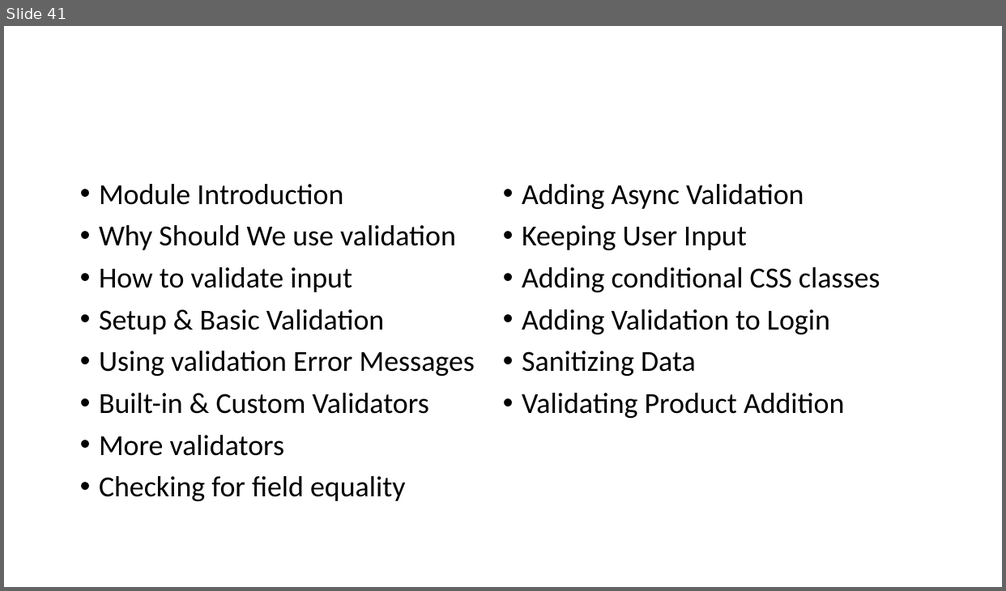
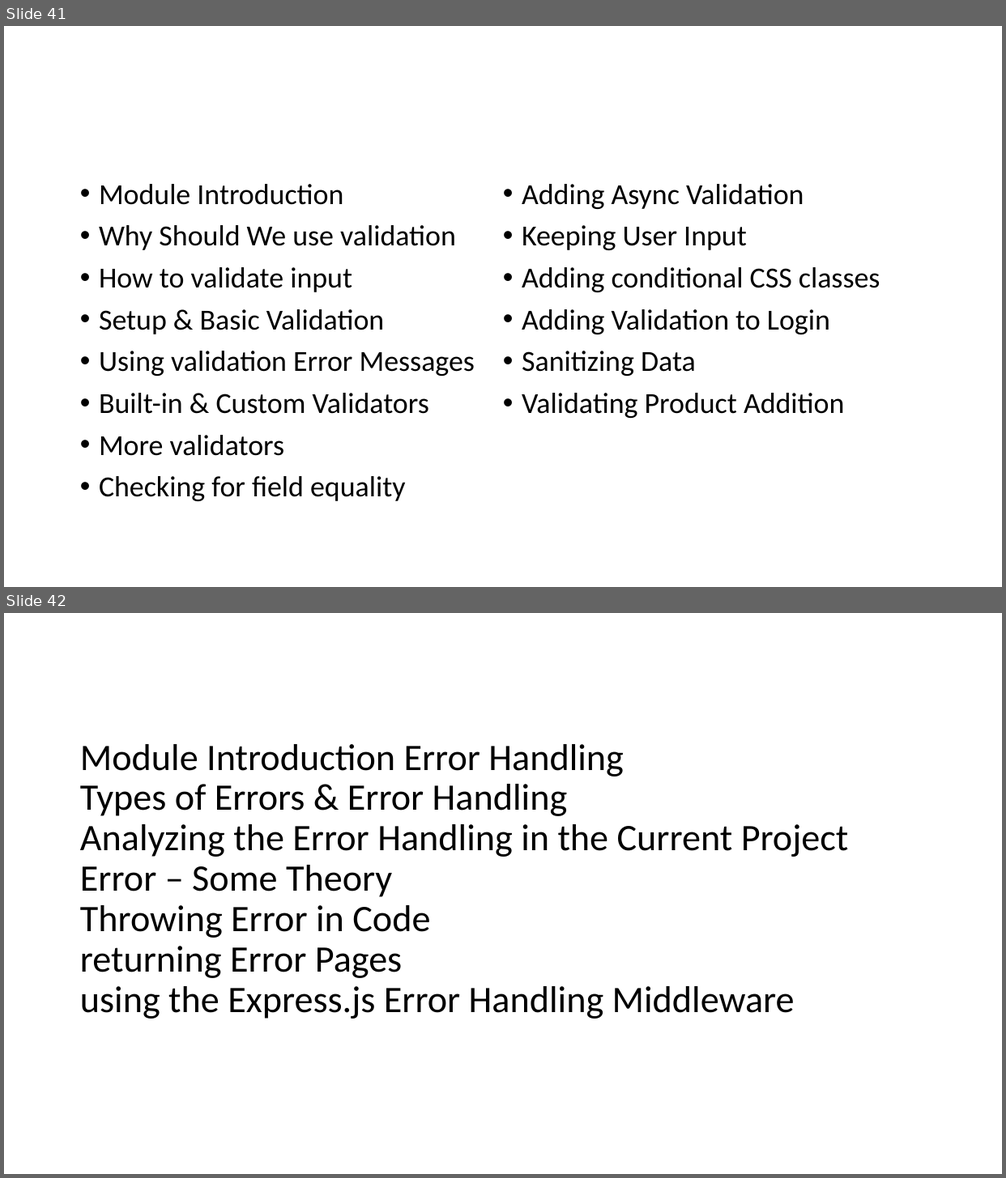
Before and after one commit to PiyushChaturvedii/Batch04, a slide deck: Database.pptx. Shown one above the other, each under a label of ours: slide 41 before the commit, slides 41 and 42 after it. The pictures are 1006x591 and 1006x1178 pixels, drawn with LibreOffice and Linux fonts; fonts in the diff are those of the drawing. Boxes give left, top, right and bottom in pixels: in the first picture for what was removed or moved away, otherwise in the second. Text is boxed around its words. In the diff, an @@ line names an element or a change of style, - is before the commit and + after.

Commit message:
Error Handling

```diff
--- a/Database.pptx
+++ b/Database.pptx
@@ slide 42 added at [4, 613, 1002, 1174], background #FFFFFF @@
@@ title added at [80, 744, 849, 1019], 36 pt, text #000000 @@
+Module Introduction Error Handling
+Types of Errors & Error Handling
+Analyzing the Error Handling in the Current Project
+Error – Some Theory
+Throwing Error in Code
+returning Error Pages
+using the Express.js Error Handling Middleware
```
Also in this commit, not shown: 2 other slides added, 40 other files.
